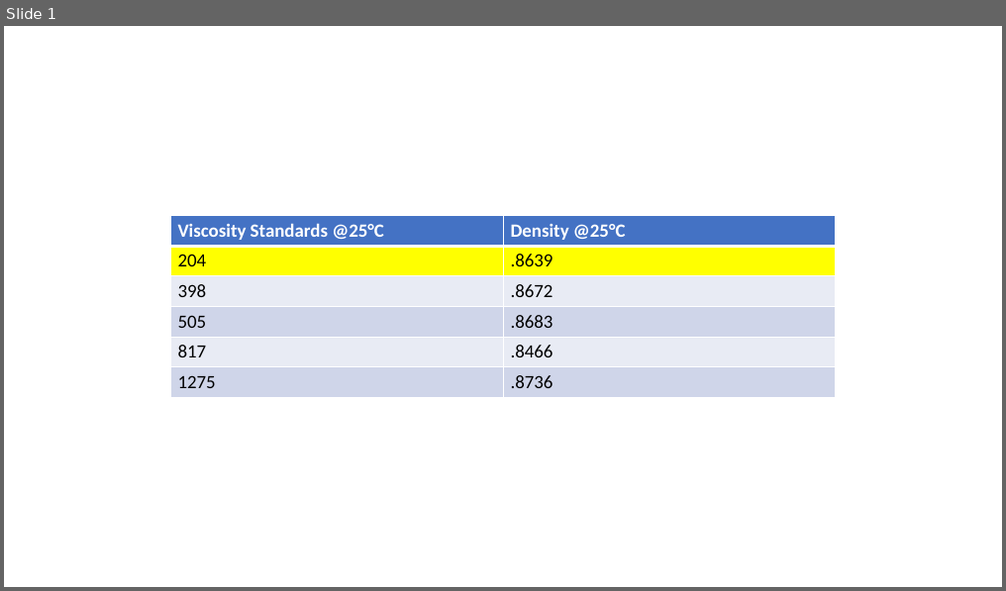
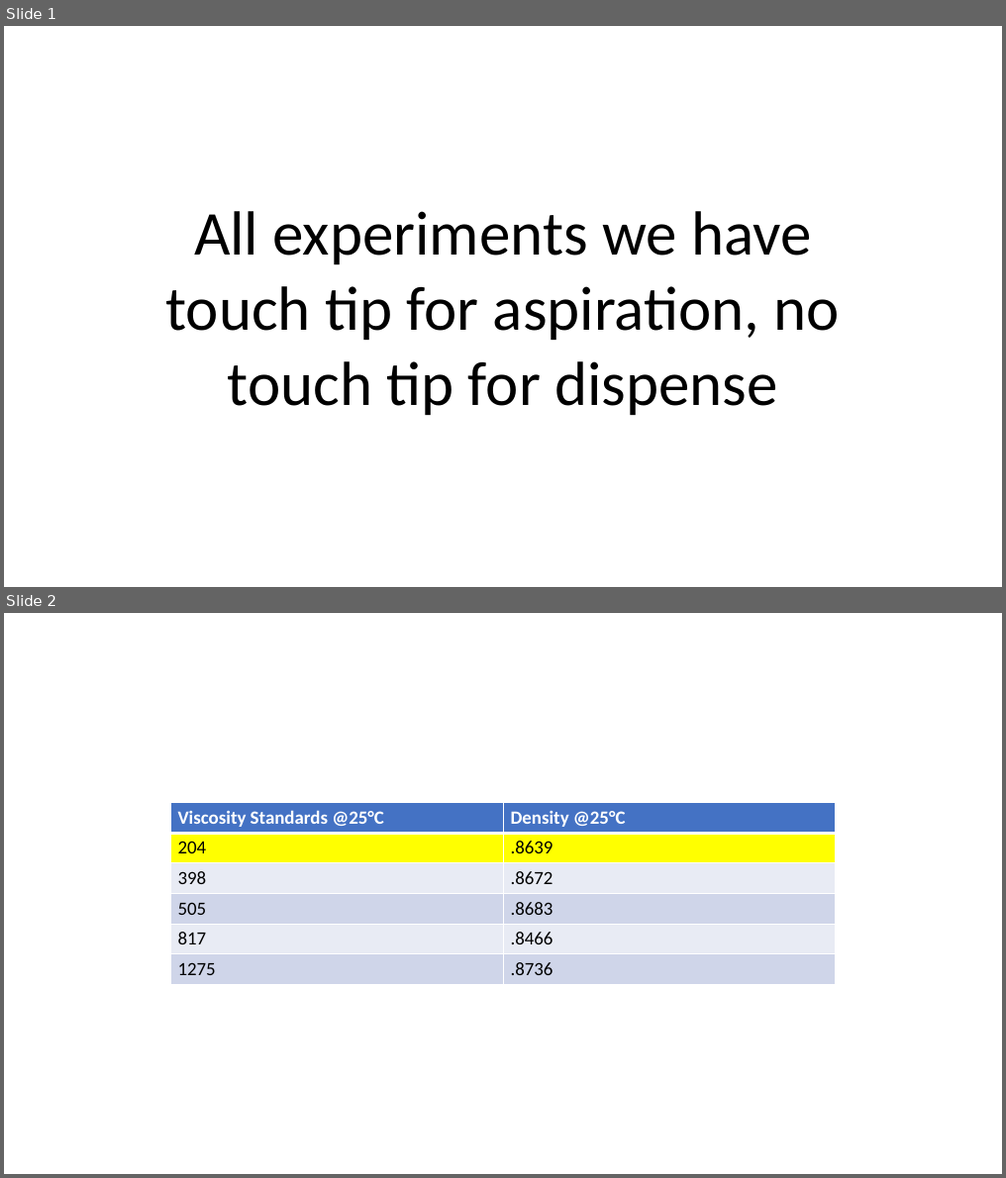
Before and after one commit to Quijanove/viscosity_liquid_transfer_Pablo, a slide deck: Opentrons_experiments/BOTorch_optimization/Shivam_Report/Graphs_updated_final.pptx. Shown one above the other, each under a label of ours: slide 1 before the commit, slides 1 and 2 after it. The pictures are 1006x591 and 1006x1178 pixels, drawn with LibreOffice and Linux fonts; fonts in the diff are those of the drawing. Boxes give left, top, right and bottom in pixels: in the first picture for what was removed or moved away, otherwise in the second. Text is boxed around its words. In the diff, an @@ line names an element or a change of style, - is before the commit and + after.

```diff
--- a/Opentrons_experiments/BOTorch_optimization/Shivam_Report/Graphs_updated_final.pptx
+++ b/Opentrons_experiments/BOTorch_optimization/Shivam_Report/Graphs_updated_final.pptx
@@ slide 1 added at <box>4,26,1002,587</box>, background #FFFFFF @@
@@ text added at <box>166,211,840,415</box>, 60 pt, text #000000 @@
+All experiments we have touch tip for aspiration, no touch tip for dispense
@@ what was slide 1 is now slide 2 @@
```
Also in this commit, not shown: 2 slides changed, 2 other slides added, 2 slides removed, 1 other file.
